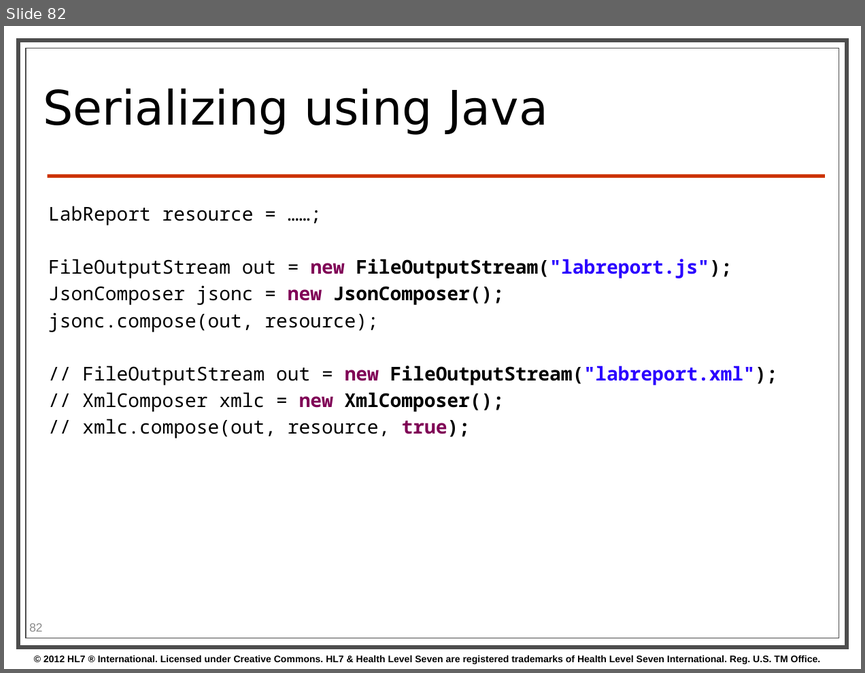
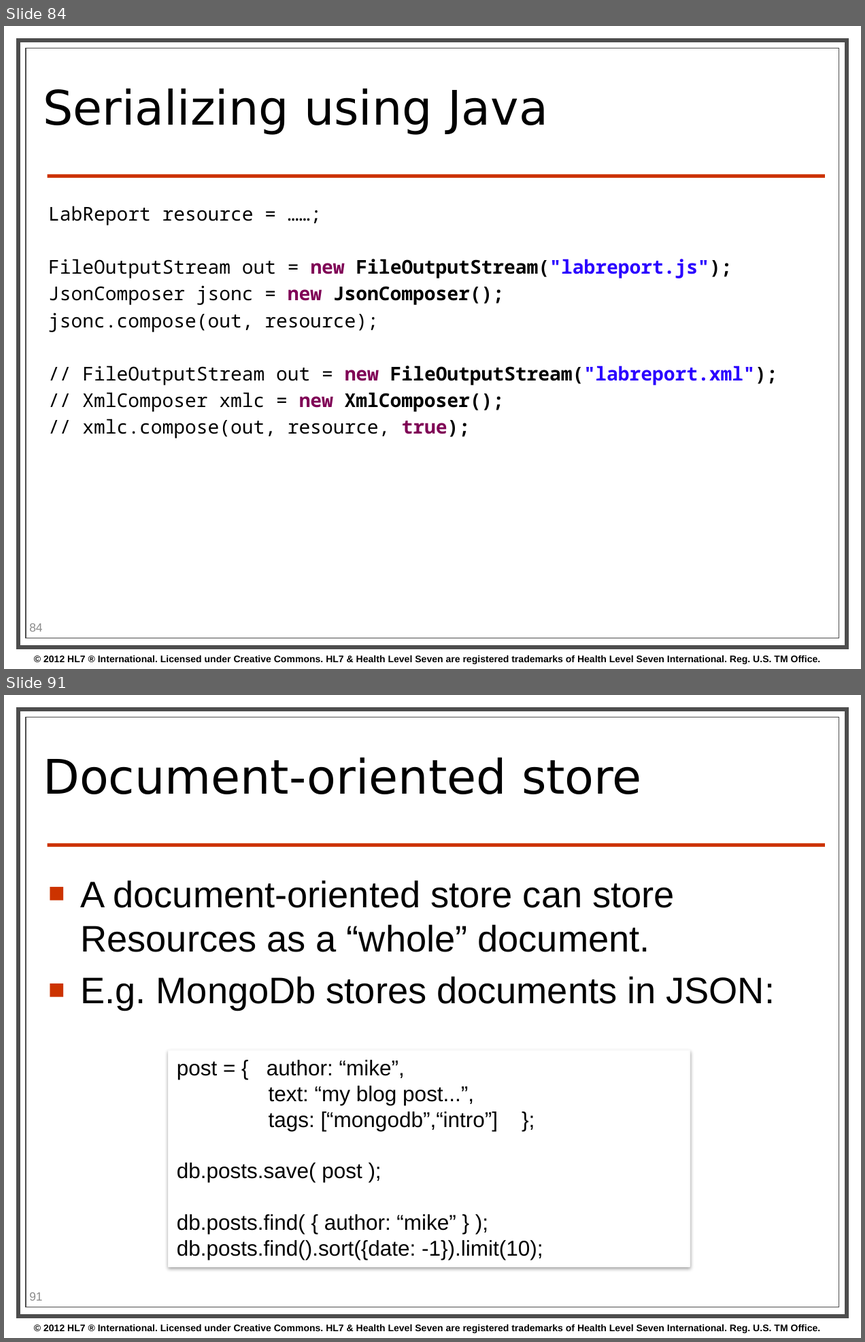
Before and after one commit to vista-novo/fhir, a slide deck: presentations/2013-01 Tutorials/201301 - Phoenix - FhirForDevelopersWGMTutorial.pptx. Shown one above the other, each under a label of ours: slide 82 before the commit, slides 84 and 91 after it; the slides between them are not shown. The pictures are 865x673 and 865x1342 pixels, drawn with LibreOffice and Linux fonts; fonts in the diff are those of the drawing; background and template pictures are left out. Boxes give left, top, right and bottom in pixels: in the first picture for what was removed or moved away, otherwise in the second. Text is boxed around its words. In the diff, an @@ line names an element or a change of style, - is before the commit and + after.

```diff
--- a/presentations/2013-01 Tutorials/201301 - Phoenix - FhirForDevelopersWGMTutorial.pptx
+++ b/presentations/2013-01 Tutorials/201301 - Phoenix - FhirForDevelopersWGMTutorial.pptx
@@ slide 91 added at [4, 695, 861, 1338], background #FFFFFF; not listed: 4 template elements that a slide beside it also shows @@
@@ title added at [43, 757, 642, 794], 40 pt, text #000000 @@
+Document-oriented store
@@ text added at [80, 880, 774, 1011], 31 pt, text #000000 @@
+■ A document-oriented store can store Resources as a “whole” document.
+■ E.g. MongoDb stores documents in JSON:
@@ rectangle added at [169, 1050, 689, 1266], fill #FFFFFF, outline #F9F9F9 0.75 pt, 18 pt, text #000000 @@
+post = { author: “mike”,
+text: “my blog post...”,
+tags: [“mongodb”,“intro”] };
+db.posts.save( post );
+db.posts.find( { author: “mike” } );
+db.posts.find().sort({date: -1}).limit(10);
@@ page number added at [29, 1292, 42, 1300], 10 pt, text #8C8C8C @@
+91
@@ what was slide 82 is now slide 84 @@
@@ page number at [29, 623, 42, 631]: text changed @@
-82
+84
```
Also in this commit, not shown: 5 slides changed, 11 other slides added, 3 slides removed.
